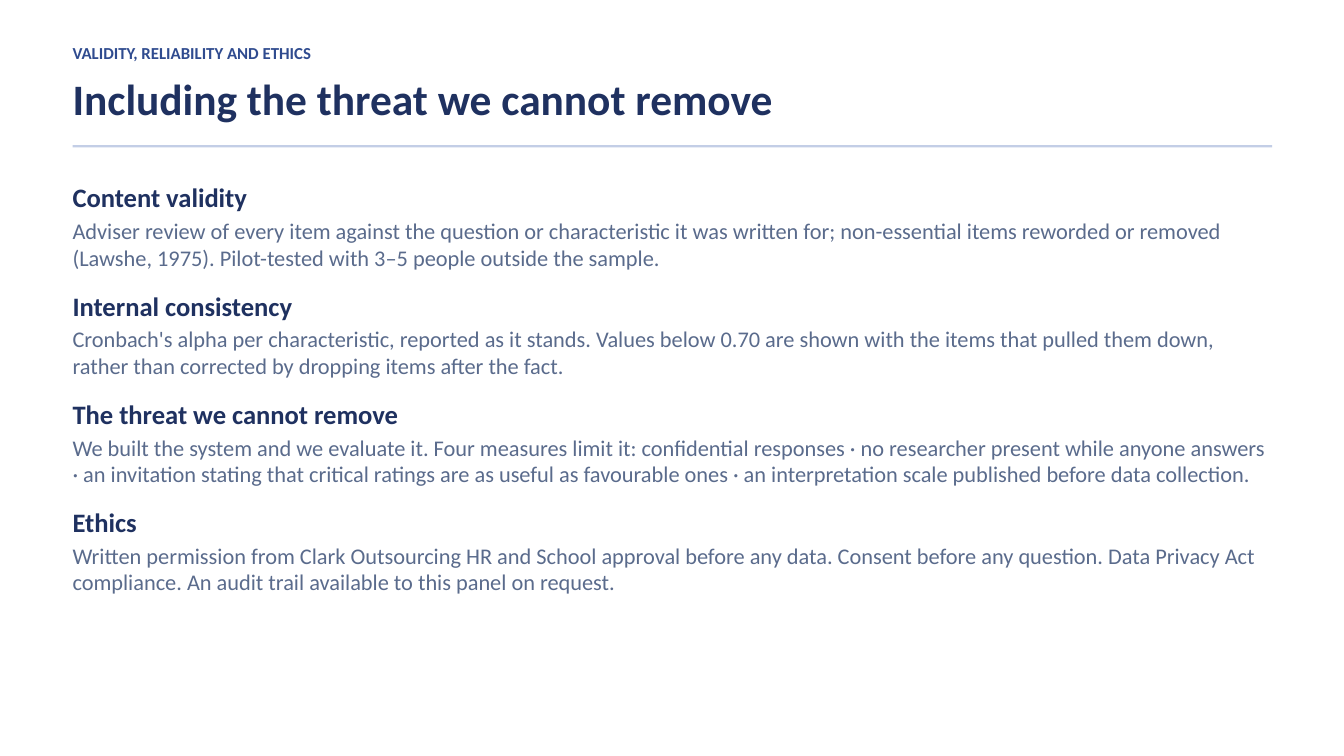
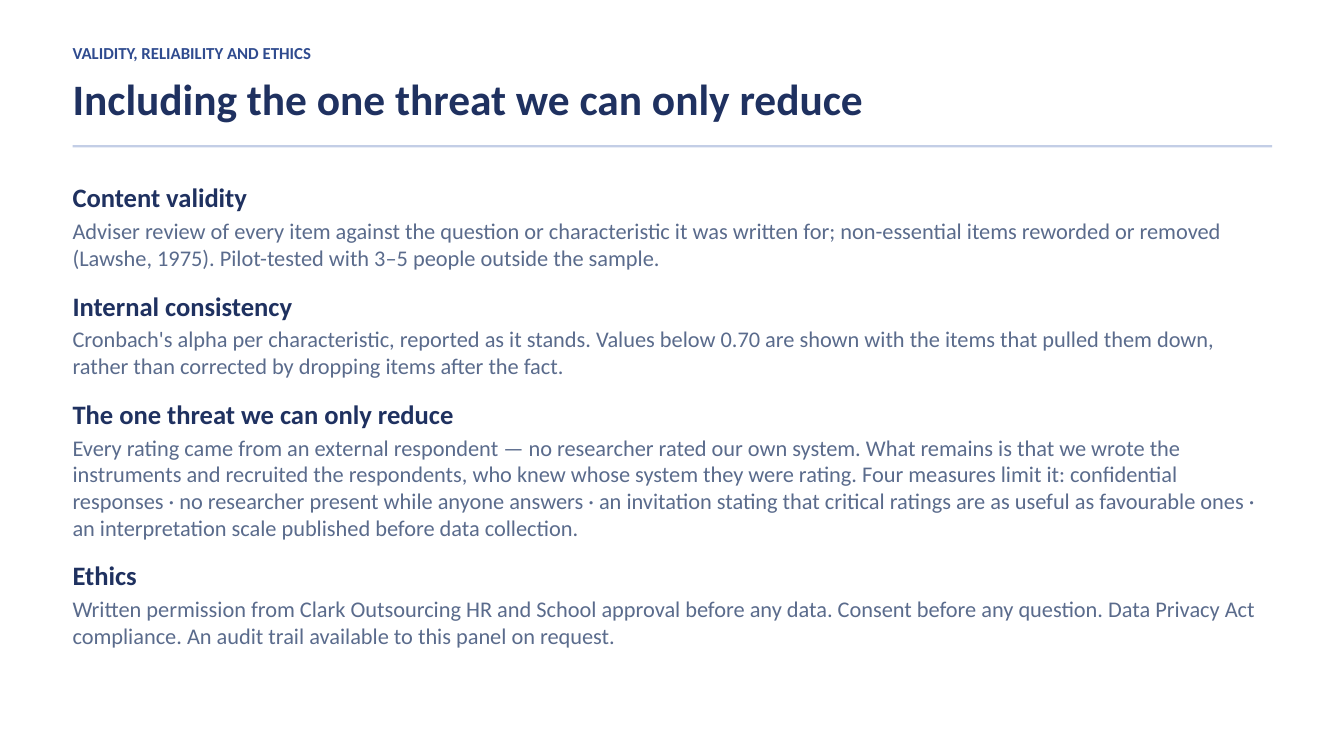
Before and after one commit to Talenss/CapstoneWebsite, a slide deck: slide 14 of 05_Website_Angular/docs/Linaw-PH-Defence-Presentation.pptx. Drawn at 1344x756 pixels with LibreOffice and Linux fonts; fonts in the diff are those of the drawing. Boxes give left, top, right and bottom in pixels: in the first picture for what was removed or moved away, otherwise in the second. Text is boxed around its words. In the diff, an @@ line names an element or a change of style, - is before the commit and + after.

```diff
--- a/05_Website_Angular/docs/Linaw-PH-Defence-Presentation.pptx
+++ b/05_Website_Angular/docs/Linaw-PH-Defence-Presentation.pptx
@@ text at [73, 84, 863, 123]: text changed @@
-Including the threat we cannot remove
+Including the one threat we can only reduce
@@ text at [73, 405, 1243, 540]: text changed @@
-The threat we cannot remove
-We built the system and we evaluate it. Four measures limit it: confidential responses · no researcher present while anyone answers · an invitation stating that critical ratings are as useful as favourable ones · an interpretation scale published before data collection.
+The one threat we can only reduce
+Every rating came from an external respondent — no researcher rated our own system. What remains is that we wrote the instruments and recruited the respondents, who knew whose system they were rating. Four measures limit it: confidential responses · no researcher present while anyone answers · an invitation stating that critical ratings are as useful as favourable ones · an interpretation scale published before data collection.
```
Also in this commit, not shown: 1 other slide changed, 5 other files.
